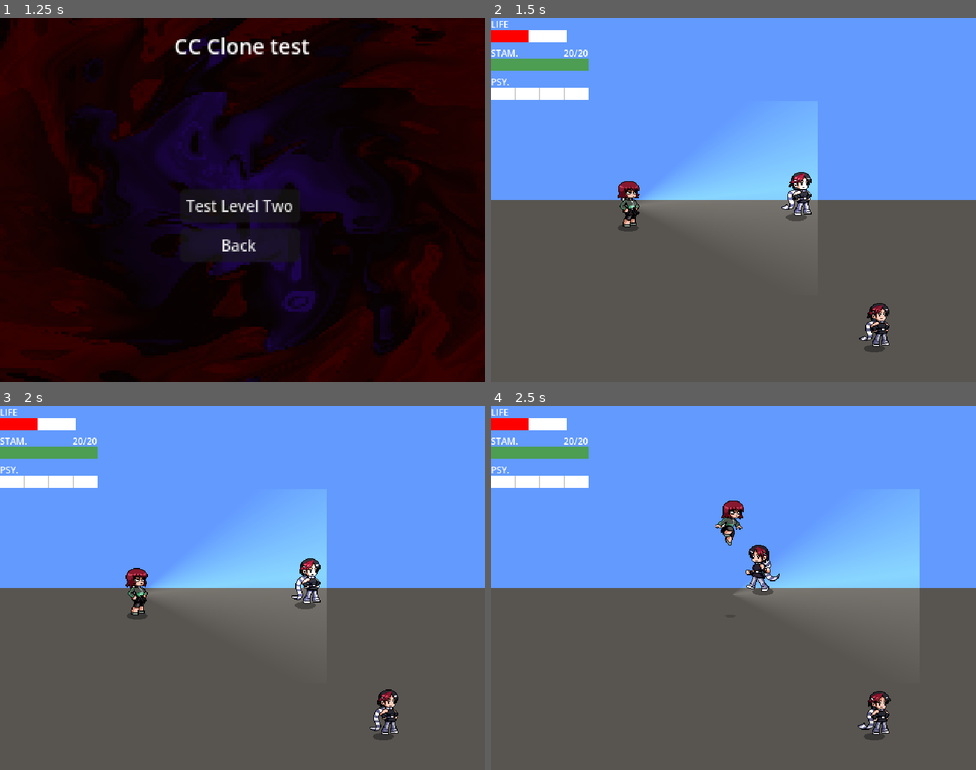
Above: before the commit, frames 1-4 (two rows, left to right).
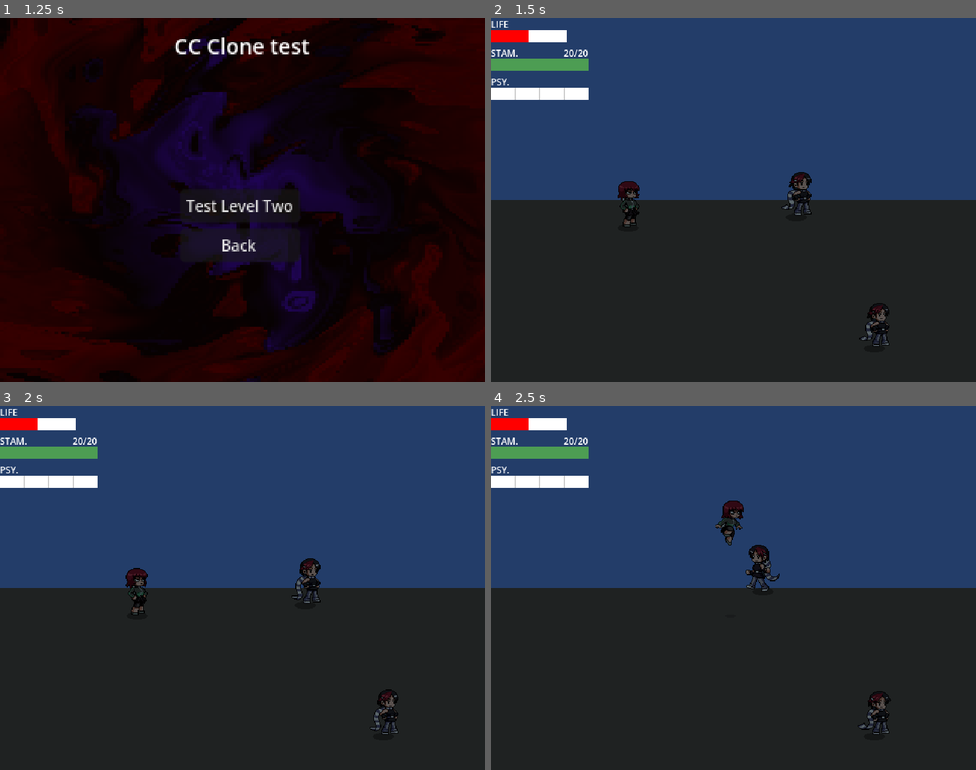
Above: after the commit, the same moments.

Repository: WarrenWarrens/CC
Game: Godot game, scene res://MainMenu/MainMenu.tscn
Same seed, same stepped clock (60 frames per second), same inputs: the game is played once before the commit and once after it.
Inputs (mouse positions are in pixels of both pictures, inside the frame that each line leads up to):
- Up to frame 1 (1.25 s): click "Levels" at 0.5 s
- Up to frame 2 (1.5 s): click "Test Level Two" at 1.25 s
- Up to frame 3 (2 s): no input
- Up to frame 4 (2.5 s): tap Enter (ui_accept) at 2, 2.27 s; move the mouse to (840, 569) at 2.02 s; hold D (right) from 2.03 s (still down); tap Q (dodge) at 2.1 s

Frame 1 is identical in both runs. In frame 2, 98% of the frame differs, in the area x 0-100%, y 0-100%; in frame 3, 98%; in frame 4, 98%.

Commit message:
New level and multi floor testing

Diff:
--- a/Scenes/Player.tscn
+++ b/Scenes/Player.tscn
@@ -403,6 +403,7 @@
 texture = SubResource("GradientTexture2D_ttpud")
 
 [node name="PointLight2D2" type="PointLight2D" parent="Visuals" unique_id=218125501]
+visible = false
 position = Vector2(122, -39)
 energy = 0.39
 shadow_enabled = true
--- /dev/null
+++ b/Scenes/WorldFour.tscn
@@ -0,0 +1,140 @@
+[gd_scene format=3 uid="uid://dqc0fpkcfriem"]
+
+[ext_resource type="Script" uid="uid://saxx8vy4npnh" path="res://Script/World.gd" id="1_tf1n8"]
+[ext_resource type="Texture2D" uid="uid://cqk0p78nwjjd2" path="res://Assets/sky.png" id="2_d6qmh"]
+[ext_resource type="Texture2D" uid="uid://cr4y5tbjn2rak" path="res://Assets/floor1.png" id="3_ho1yb"]
+[ext_resource type="Texture2D" uid="uid://db46rmyka22qm" path="res://Assets/trap45.png" id="4_nudy2"]
+[ext_resource type="Texture2D" uid="uid://jhnqaj8kyhgq" path="res://Assets/diamond24045.png" id="5_eaeku"]
+[ext_resource type="Texture2D" uid="uid://cpofv4e6rkxwo" path="res://Assets/tri45.png" id="6_pes1b"]
+[ext_resource type="Texture2D" uid="uid://bwaabb6gbocq7" path="res://Assets/par45.png" id="7_nudy2"]
+[ext_resource type="PackedScene" uid="uid://bsxr34u030uxg" path="res://Scenes/Player.tscn" id="7_y2fik"]
+
+[node name="WorldFour" type="Node2D" unique_id=1362542071]
+script = ExtResource("1_tf1n8")
+
+[node name="Sprite2D" type="Sprite2D" parent="." unique_id=680446690]
+modulate = Color(0.29954746, 0.29954746, 0.29954743, 1)
+texture_filter = 1
+position = Vector2(1277, 284)
+scale = Vector2(1, 3)
+texture = ExtResource("2_d6qmh")
+
+[node name="Ground" type="Node2D" parent="." unique_id=1607294695]
+
+[node name="Sprite2D" type="Sprite2D" parent="Ground" unique_id=1636554402]
+texture = ExtResource("3_ho1yb")
+offset = Vector2(320, 240)
+
+[node name="Sprite2D18" type="Sprite2D" parent="Ground" unique_id=971834598]
+position = Vector2(1310, -233)
+texture = ExtResource("3_ho1yb")
+offset = Vector2(320, 240)
+
+[node name="Sprite2D17" type="Sprite2D" parent="Ground" unique_id=512676023]
+position = Vector2(-2, -350)
+scale = Vector2(0.64375, 0.5)
+texture = ExtResource("3_ho1yb")
+offset = Vector2(320, 240)
+
+[node name="Sprite2D9" type="Sprite2D" parent="Ground" unique_id=1756850209]
+position = Vector2(1218, 587)
+scale = Vector2(0.5, 0.5)
+texture = ExtResource("3_ho1yb")
+offset = Vector2(320, 240)
+
+[node name="Sprite2D2" type="Sprite2D" parent="Ground" unique_id=1301698038]
+scale = Vector2(0.5, 0.5)
+texture = ExtResource("4_nudy2")
+offset = Vector2(1280, 480)
+
+[node name="Sprite2D3" type="Sprite2D" parent="Ground" unique_id=128807780]
+position = Vector2(-91.00001, -96)
+scale = Vector2(0.7, 0.7)
+texture = ExtResource("5_eaeku")
+offset = Vector2(1280, 486)
+
+[node name="Sprite2D5" type="Sprite2D" parent="Ground" unique_id=1735006055]
+position = Vector2(25.999992, -215)
+scale = Vector2(0.7, 0.7)
+texture = ExtResource("5_eaeku")
+offset = Vector2(1280, 486)
+
+[node name="Sprite2D6" type="Sprite2D" parent="Ground" unique_id=1626704948]
+position = Vector2(-89.99999, 141.99997)
+scale = Vector2(0.7, 0.7)
+texture = ExtResource("5_eaeku")
+offset = Vector2(1280, 486)
+
+[node name="Sprite2D7" type="Sprite2D" parent="Ground" unique_id=1219538971]
+position = Vector2(24.999992, 256)
+scale = Vector2(0.7, 0.7)
+texture = ExtResource("5_eaeku")
+offset = Vector2(1280, 486)
+
+[node name="Sprite2D8" type="Sprite2D" parent="Ground" unique_id=1780566108]
+position = Vector2(140, 373)
+scale = Vector2(0.7, 0.7)
+texture = ExtResource("5_eaeku")
+offset = Vector2(1280, 486)
+
+[node name="Sprite2D4" type="Sprite2D" parent="Ground" unique_id=1519671718]
+position = Vector2(640, 360)
+scale = Vector2(0.5, 0.5)
+texture = ExtResource("6_pes1b")
+
+[node name="Sprite2D10" type="Sprite2D" parent="Ground" unique_id=500910690]
+position = Vector2(1190, 707)
+scale = Vector2(0.5, 0.5)
+texture = ExtResource("4_nudy2")
+
+[node name="Sprite2D11" type="Sprite2D" parent="Ground" unique_id=1353094899]
+position = Vector2(1240, 8)
+texture = ExtResource("6_pes1b")
+
+[node name="Sprite2D16" type="Sprite2D" parent="Ground" unique_id=244789945]
+position = Vector2(449, -230)
+scale = Vector2(0.5, 0.5)
+texture = ExtResource("6_pes1b")
+
+[node name="Sprite2D12" type="Sprite2D" parent="Ground" unique_id=1300705470]
+z_index = 100
+position = Vector2(1001, 126)
+scale = Vector2(0.5, 0.5)
+texture = ExtResource("4_nudy2")
+
+[node name="Sprite2D13" type="Sprite2D" parent="Ground" unique_id=1224323081]
+z_index = 100
+position = Vector2(848, 130.00002)
+scale = Vector2(0.7, 0.7)
+texture = ExtResource("5_eaeku")
+
+[node name="Sprite2D14" type="Sprite2D" parent="Ground" unique_id=573844581]
+position = Vector2(733, 11.000008)
+scale = Vector2(0.7, 0.7)
+texture = ExtResource("5_eaeku")
+
+[node name="Sprite2D15" type="Sprite2D" parent="Ground" unique_id=70691001]
+position = Vector2(614, -108.99999)
+scale = Vector2(0.7, 0.7)
+texture = ExtResource("5_eaeku")
+
+[node name="Sprite2D19" type="Sprite2D" parent="Ground" unique_id=916251123]
+position = Vector2(1228, 649)
+scale = Vector2(0.25, 0.25)
+texture = ExtResource("7_nudy2")
+
+[node name="Sprite2D20" type="Sprite2D" parent="Ground" unique_id=954387717]
+position = Vector2(1286, 590)
+scale = Vector2(0.25, 0.25)
+texture = ExtResource("7_nudy2")
+
+[node name="Node2D2" type="Node2D" parent="." unique_id=1660000997]
+
+[node name="Node2D3" type="Node2D" parent="." unique_id=803841285]
+
+[node name="Node2D4" type="Node2D" parent="." unique_id=1431897422]
+
+[node name="Node2D5" type="Node2D" parent="." unique_id=1501140529]
+
+[node name="Player" parent="." unique_id=1446667991 instance=ExtResource("7_y2fik")]
+position = Vector2(591, 456)
--- a/Scenes/WorldThree.tscn
+++ b/Scenes/WorldThree.tscn
@@ -146,12 +146,21 @@
 
 [node name="CanvasModulate" type="CanvasModulate" parent="Lighting" unique_id=1639962234]
 z_index = 90
-color = Color(0.41981313, 0.41981313, 0.4198131, 1)
+color = Color(0.35044625, 0.3923709, 0.41333324, 1)
 
 [node name="PointLight2D" type="PointLight2D" parent="Lighting" unique_id=1822920187]
+visible = false
 position = Vector2(764, 232)
 scale = Vector2(3.875, 3.875)
 texture = SubResource("GradientTexture2D_ttpud")
 
 [node name="DirectionalLight2D" type="DirectionalLight2D" parent="Lighting" unique_id=1946763391]
-energy = 0.57
+visible = false
+position = Vector2(1167.0001, -265.00006)
+rotation = -2.2183135
+energy = 0.5
+shadow_enabled = true
+shadow_color = Color(0, 0, 0, 1)
+shadow_filter = 1
+shadow_filter_smooth = 4.4
+height = 0.14
